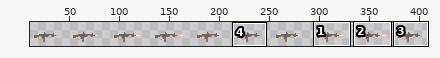
Sprite sheet, stored at Sprites/AssRifle.png. Above: a wide view before the commit, with the close-up outlined.
Close-up. Earlier state:
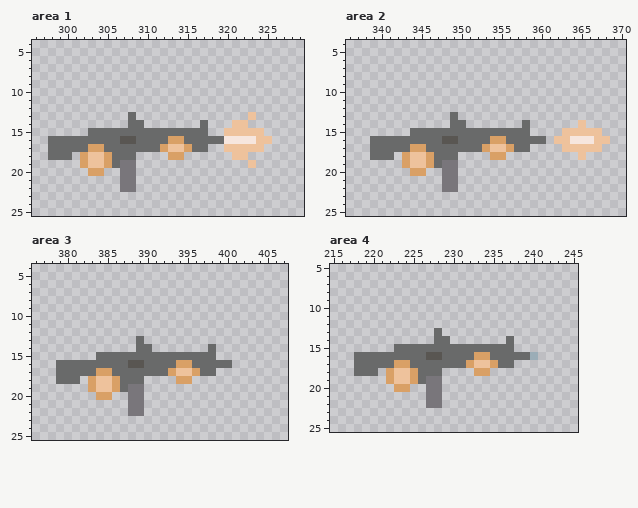
The file is 410x30 pixels. Colours within 5 levels of each other are drawn and written as one. Shown: area 1: x 296..329, y 4..25; area 2: x 336..370, y 4..25; area 3: x 376..407, y 4..25; area 4: x 215..245, y 5..25. The wide view leaves out empty margins. The commit also changed other parts of the picture, which this record leaves out.
The same view after the edit:
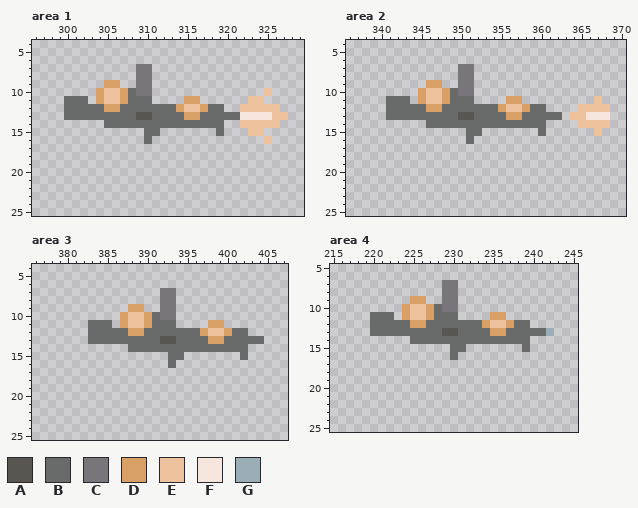
Palette (. is transparent): A #595652  B #696a6a  C #79767b  D #d9a066  E #eec29c  F #f6e6de  G #9badb7
The exact change:
--- area 1
@@ x 296..329 @@
  6 ..................................
- 7 ..................................
- 8 ..................................
- 9 ..................................
-10 ..................................
-11 ..................................
-12 ..................................
-13 ............B..............E......
-14 ............BB.......B...EE.......
-15 .......BBBBBBBBBBBBBBB..EEEEE.....
-16 ..BBBBBBBBBAABBBBDDBBBBBFFFFEE....
-17 ..BBBBBDDBBBBBBBDEEDBB..EEEEE.....
-18 ..BBB.DEEDBBB....DD......EE.......
-19 ......DEEDBCC..............E......
-20 .......DD..CC.....................
-21 ...........CC.....................
-22 ...........CC.....................
+ 7 .............CC...................
+ 8 .............CC...................
+ 9 .........DD..CC...................
+10 ........DEEDBCC..............E....
+11 ....BBB.DEEDBBB....DD......EE.....
+12 ....BBBBBDDBBBBBBBDEEDBB..EEEEE...
+13 ....BBBBBBBBBAABBBBDDBBBBBFFFFEE..
+14 .........BBBBBBBBBBBBBBB..EEEEE...
+15 ..............BB.......B...EE.....
+16 ..............B..............E....
+17 ..................................
+18 ..................................
+19 ..................................
+20 ..................................
+21 ..................................
+22 ..................................
 23 ..................................
--- area 2
@@ x 336..370 @@
  6 ...................................
- 7 ...................................
- 8 ...................................
- 9 ...................................
-10 ...................................
-11 ...................................
-12 ...................................
-13 .............B.....................
-14 .............BB.......B......E.....
-15 ........BBBBBBBBBBBBBBB....EEEEE...
-16 ...BBBBBBBBBAABBBBDDBBBBB.EEFFFEE..
-17 ...BBBBBDDBBBBBBBDEEDBB....EEEEE...
-18 ...BBB.DEEDBBB....DD.........E.....
-19 .......DEEDBCC.....................
-20 ........DD..CC.....................
-21 ............CC.....................
-22 ............CC.....................
+ 7 ..............CC...................
+ 8 ..............CC...................
+ 9 ..........DD..CC...................
+10 .........DEEDBCC...................
+11 .....BBB.DEEDBBB....DD.........E...
+12 .....BBBBBDDBBBBBBBDEEDBB....EEEE..
+13 .....BBBBBBBBBAABBBBDDBBBBB.EEFFF..
+14 ..........BBBBBBBBBBBBBBB....EEEE..
+15 ...............BB.......B......E...
+16 ...............B...................
+17 ...................................
+18 ...................................
+19 ...................................
+20 ...................................
+21 ...................................
+22 ...................................
 23 ...................................
--- area 3
@@ x 376..407 @@
  6 ................................
- 7 ................................
- 8 ................................
- 9 ................................
-10 ................................
-11 ................................
-12 ................................
-13 .............B..................
-14 .............BB.......B.........
-15 ........BBBBBBBBBBBBBBB.........
-16 ...BBBBBBBBBAABBBBDDBBBBB.......
-17 ...BBBBBDDBBBBBBBDEEDBB.........
-18 ...BBB.DEEDBBB....DD............
-19 .......DEEDBCC..................
-20 ........DD..CC..................
-21 ............CC..................
-22 ............CC..................
+ 7 ................CC..............
+ 8 ................CC..............
+ 9 ............DD..CC..............
+10 ...........DEEDBCC..............
+11 .......BBB.DEEDBBB....DD........
+12 .......BBBBBDDBBBBBBBDEEDBB.....
+13 .......BBBBBBBBBAABBBBDDBBBBB...
+14 ............BBBBBBBBBBBBBBB.....
+15 .................BB.......B.....
+16 .................B..............
+17 ................................
+18 ................................
+19 ................................
+20 ................................
+21 ................................
+22 ................................
 23 ................................
--- area 4
@@ x 215..245 @@
  6 ...............................
- 7 ...............................
- 8 ...............................
- 9 ...............................
-10 ...............................
-11 ...............................
-12 ...............................
-13 .............B.................
-14 .............BB.......B........
-15 ........BBBBBBBBBBBBBBB........
-16 ...BBBBBBBBBAABBBBDDBBBBBG.....
-17 ...BBBBBDDBBBBBBBDEEDBB........
-18 ...BBB.DEEDBBB....DD...........
-19 .......DEEDBCC.................
-20 ........DD..CC.................
-21 ............CC.................
-22 ............CC.................
+ 7 ..............CC...............
+ 8 ..............CC...............
+ 9 ..........DD..CC...............
+10 .........DEEDBCC...............
+11 .....BBB.DEEDBBB....DD.........
+12 .....BBBBBDDBBBBBBBDEEDBB......
+13 .....BBBBBBBBBAABBBBDDBBBBBG...
+14 ..........BBBBBBBBBBBBBBB......
+15 ...............BB.......B......
+16 ...............B...............
+17 ...............................
+18 ...............................
+19 ...............................
+20 ...............................
+21 ...............................
+22 ...............................
 23 ...............................
Boxes around the changes in both close-ups, in picture pixels (x1, y1, x2, y2):
changed: (48, 64, 288, 192)
changed: (370, 64, 610, 192)
changed: (56, 288, 264, 416)
changed: (354, 280, 554, 408)
